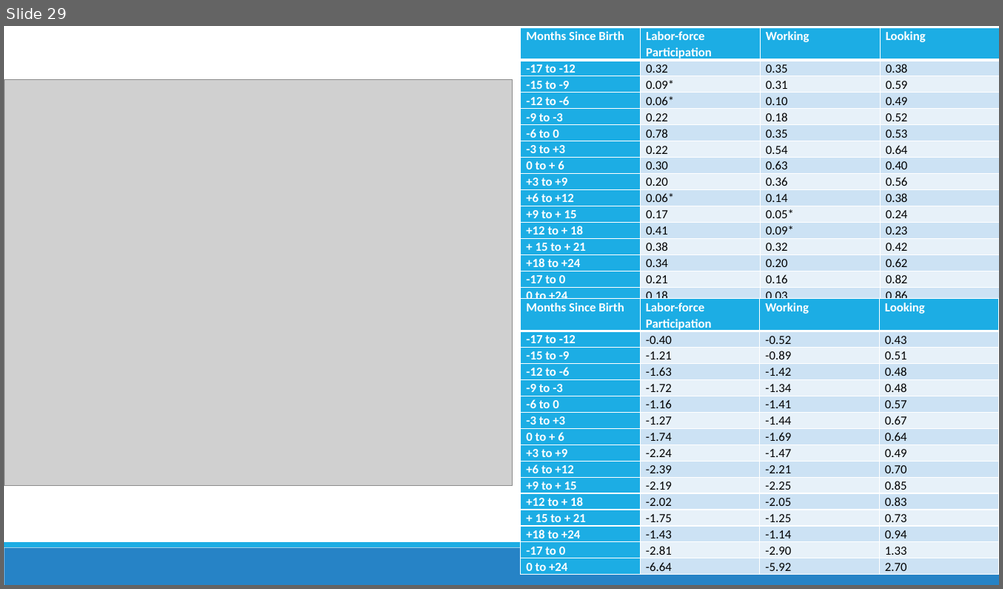
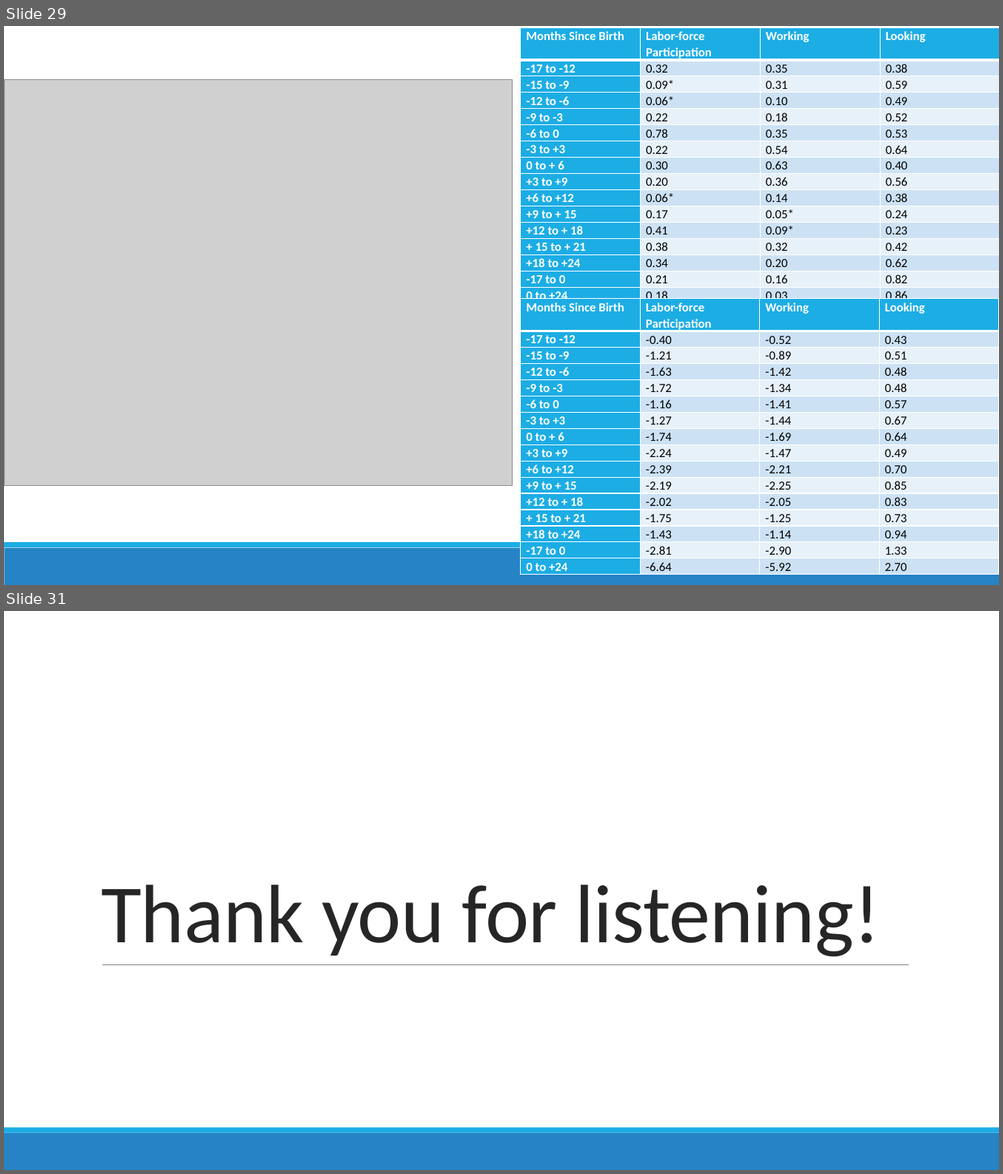
Before and after one commit to alexgoldsmith/Thesis, a slide deck: Thesis.pptx. Shown one above the other, each under a label of ours: slide 29 before the commit, slides 29 and 31 after it; the slides between them are not shown. The pictures are 1003x589 and 1003x1174 pixels, drawn with LibreOffice and Linux fonts; fonts in the diff are those of the drawing; grey boxes stand for pictures. Boxes give left, top, right and bottom in pixels: in the first picture for what was removed or moved away, otherwise in the second. Text is boxed around its words. In the diff, an @@ line names an element or a change of style, - is before the commit and + after.

```diff
--- a/Thesis.pptx
+++ b/Thesis.pptx
@@ slide 31 added at box(4, 611, 999, 1170), background #FFFFFF; not listed: 2 template elements that a slide beside it also shows @@
@@ title added at box(101, 885, 879, 957), 80 pt, text #262626 @@
+Thank you for listening!
@@ line added from (102, 965) to (908, 965), #808080 0.5 pt @@
```
Also in this commit, not shown: 3 slides changed.
